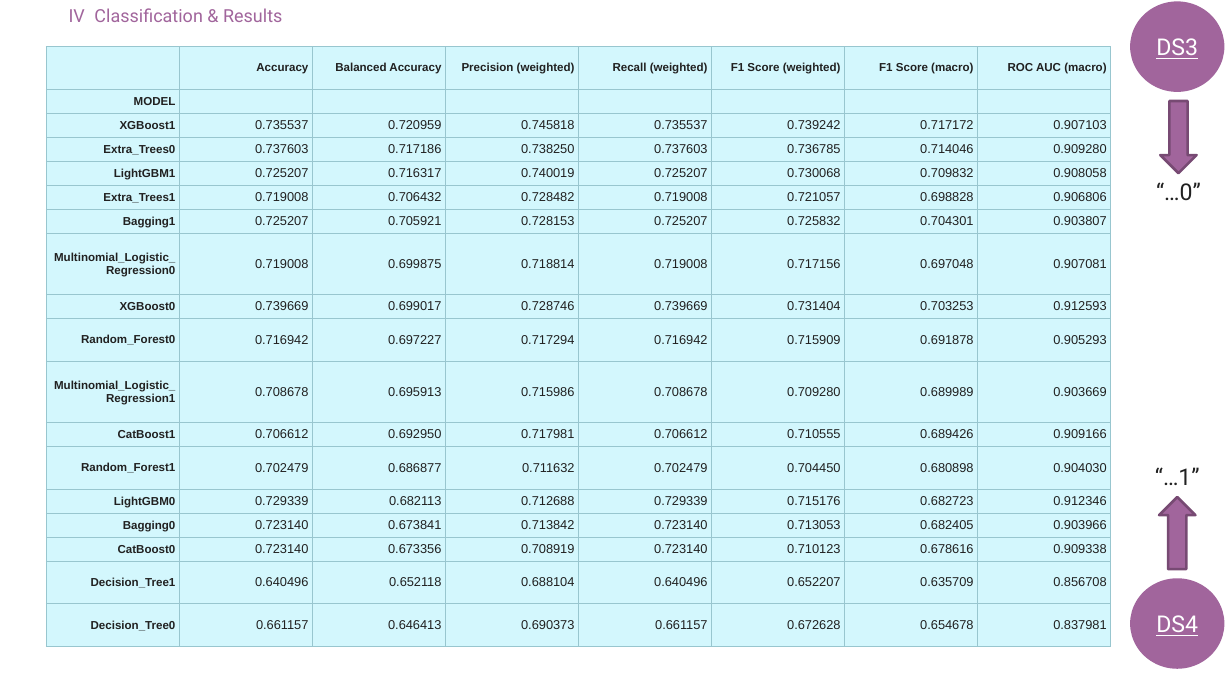
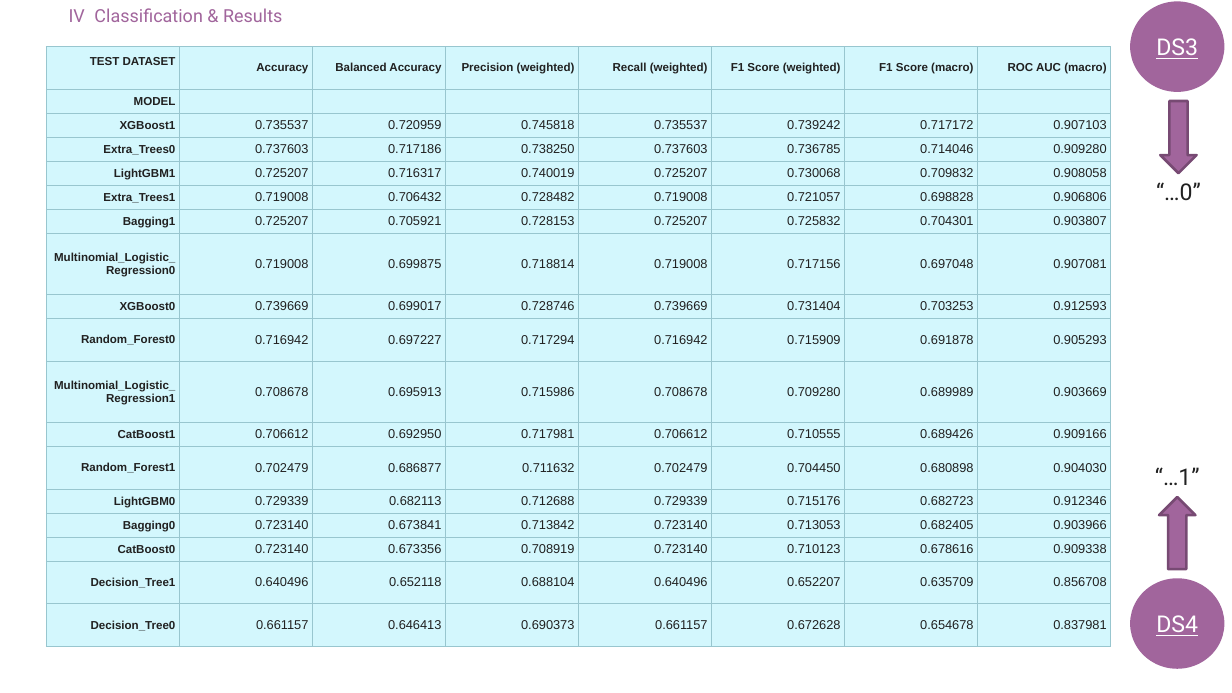
Before and after one commit to Tenshin000/CogniPredictAD, a slide deck: slide 25 of Presentation.pptx. Drawn at 1232x693 pixels with LibreOffice and Linux fonts; fonts in the diff are those of the drawing. Boxes give left, top, right and bottom in pixels: in the first picture for what was removed or moved away, otherwise in the second. Text is boxed around its words. In the diff, an @@ line names an element or a change of style, - is before the commit and + after.

```diff
--- a/Presentation.pptx
+++ b/Presentation.pptx
@@ table at [46, 46, 1111, 646] @@
-row 1, column 1: 
+row 1, column 1: TEST DATASET
```
Also in this commit, not shown: 16 other slides changed, 8 other files.
